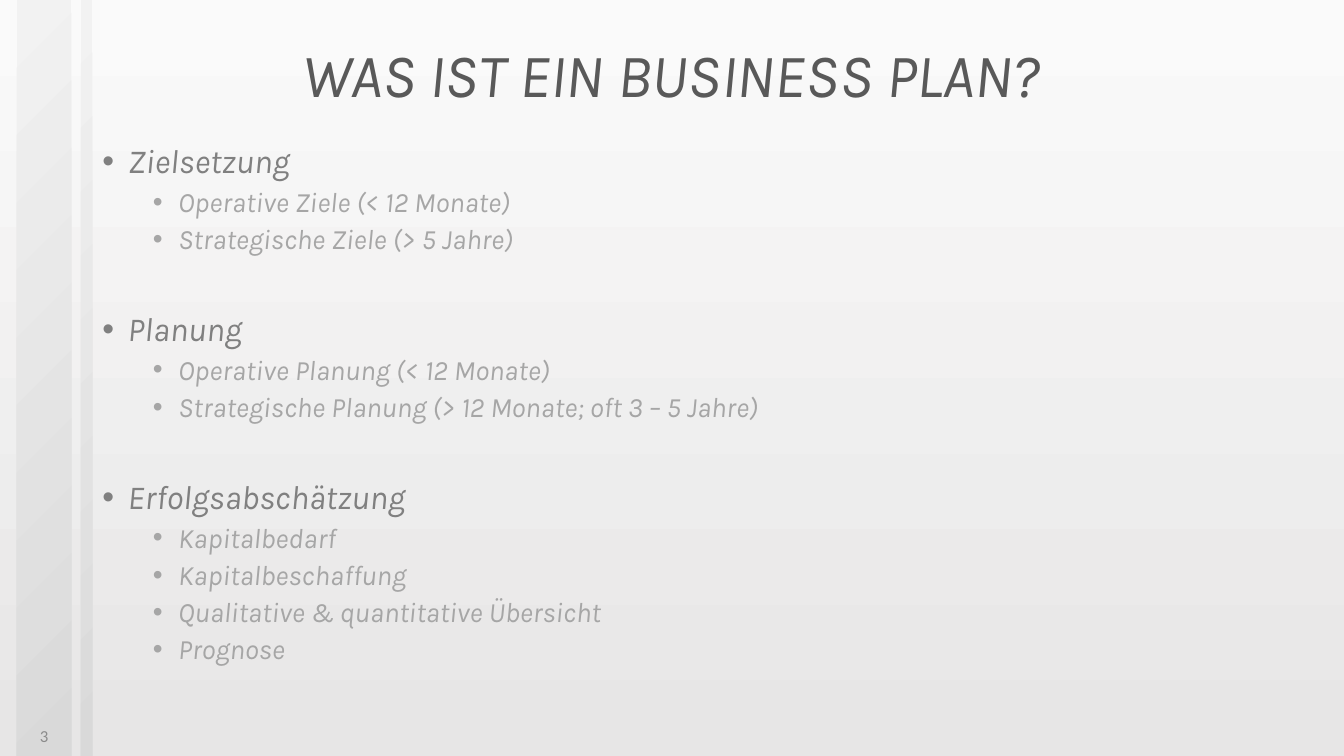
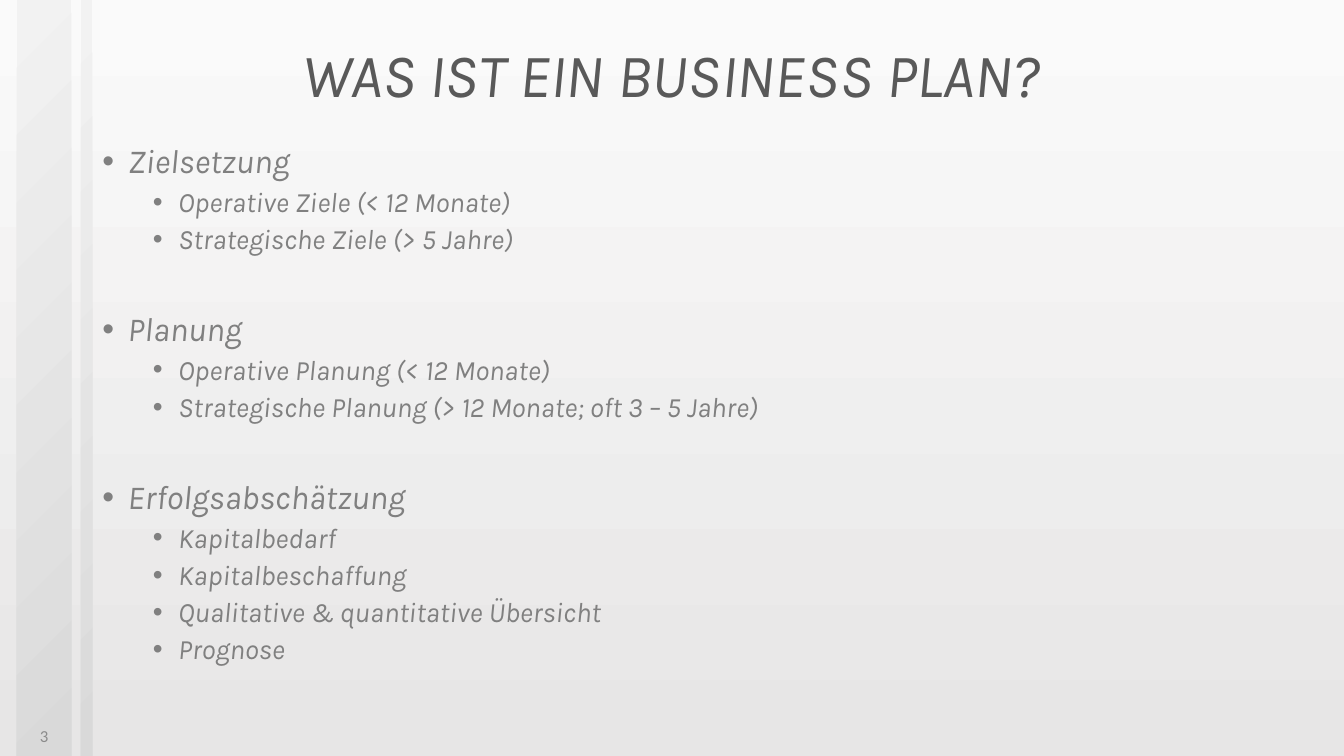
Before and after one commit to JMFootBallPlyr/Hard-drive-system-, a slide deck: slide 3 of APPR/UF/presents/Businessplan01.pptx. Drawn at 1344x756 pixels with LibreOffice and Linux fonts; fonts in the diff are those of the drawing. Boxes give left, top, right and bottom in pixels: in the first picture for what was removed or moved away, otherwise in the second. Text is boxed around its words. In the diff, an @@ line names an element or a change of style, - is before the commit and + after.

```diff
--- a/APPR/UF/presents/Businessplan01.pptx
+++ b/APPR/UF/presents/Businessplan01.pptx
@@ text at [178, 192, 758, 666]: text colour #A6A6A6 to #808080 in "Operative Ziele (< 12 Monate)", "Strategische Ziele (> 5 Jahre)", "Operative Planung (< 12 Monate)", "Strategische Planung (> 12 Monate; oft 3 ..." and 4 more places @@
```
Also in this commit, not shown: 5 other slides changed, 9 other files.
